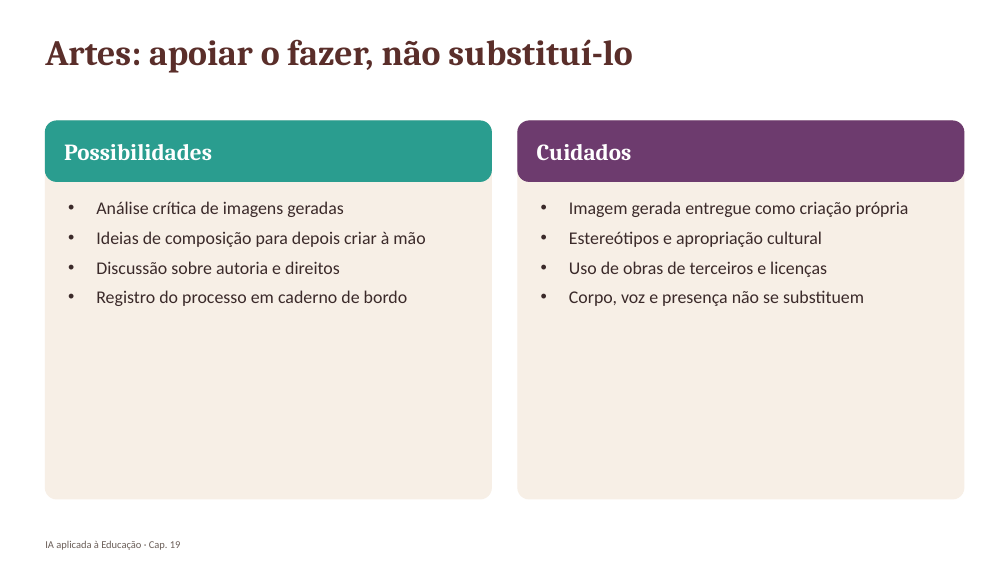
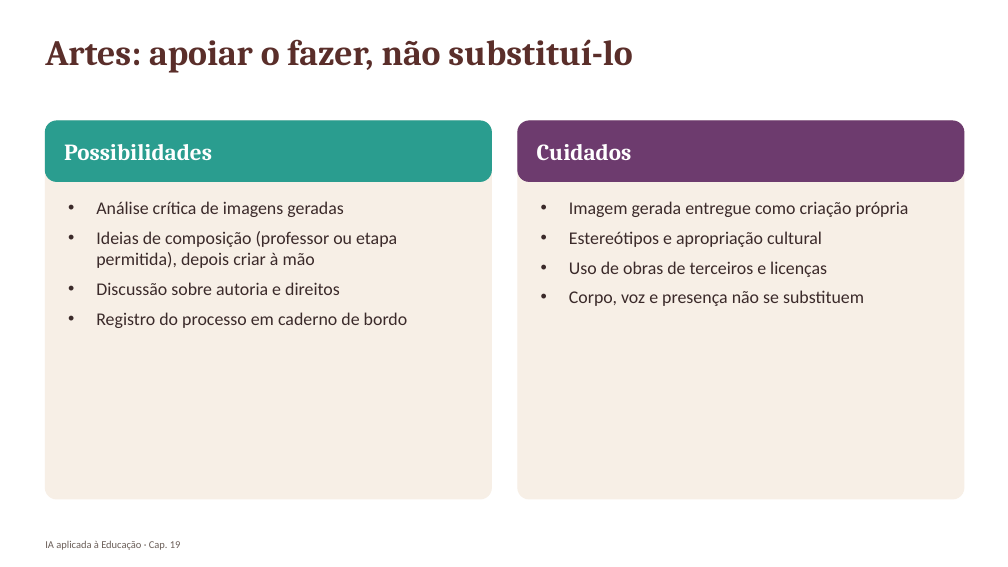
Before and after one commit to arakenmedeiros/claude, a slide deck: slide 14 of livro_ia_educacao/saida/pptx/Cap19_slides.pptx. Drawn at 1008x567 pixels with LibreOffice and Linux fonts; fonts in the diff are those of the drawing. Boxes give left, top, right and bottom in pixels: in the first picture for what was removed or moved away, otherwise in the second. Text is boxed around its words. In the diff, an @@ line names an element or a change of style, - is before the commit and + after.

```diff
--- a/livro_ia_educacao/saida/pptx/Cap19_slides.pptx
+++ b/livro_ia_educacao/saida/pptx/Cap19_slides.pptx
@@ text at (96,231,397,268): text changed @@
-• Ideias de composição para depois criar à mão
+• Ideias de composição (professor ou etapa permitida), depois criar à mão
```
Also in this commit, not shown: 3 other slides changed, 1 slide added, 13 other files.
